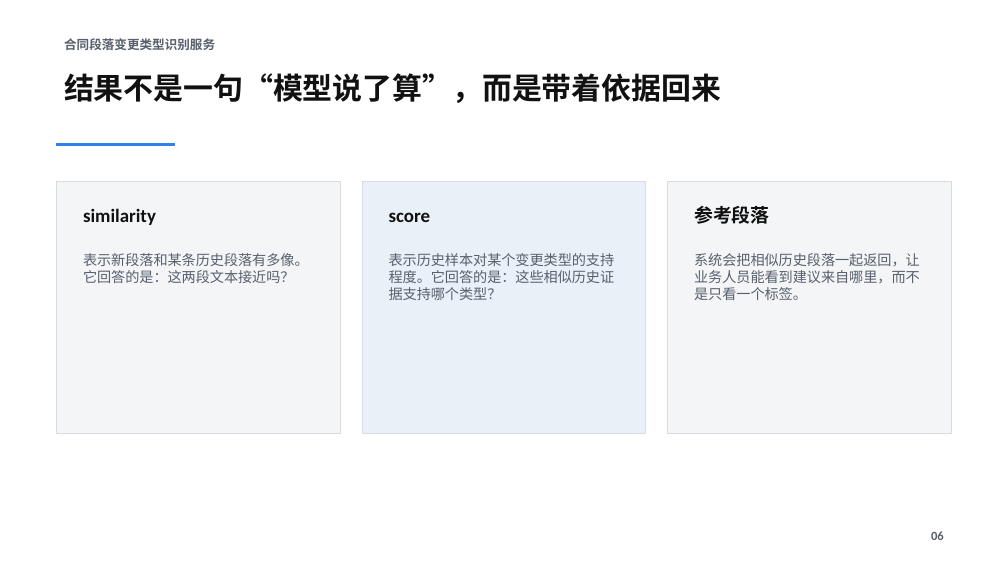
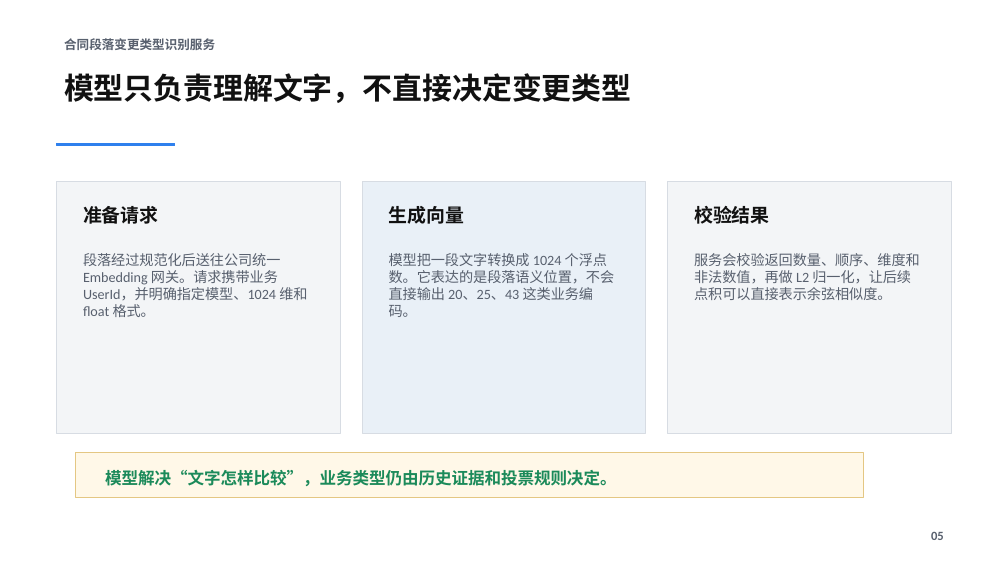
Before and after one commit to sbw-better/glxt-service-contract-change, a slide deck: slide 5 of docs/demo-materials/合同段落变更类型识别服务-综合汇报版.pptx (slide 6 before the commit). Drawn at 1008x567 pixels with LibreOffice and Linux fonts; fonts in the diff are those of the drawing. Boxes give left, top, right and bottom in pixels: in the first picture for what was removed or moved away, otherwise in the second. Text is boxed around its words. In the diff, an @@ line names an element or a change of style, - is before the commit and + after.

```diff
--- a/docs/demo-materials/合同段落变更类型识别服务-综合汇报版.pptx
+++ b/docs/demo-materials/合同段落变更类型识别服务-综合汇报版.pptx
@@ text at box(64, 73, 631, 103): text changed @@
-结果不是一句“模型说了算”，而是带着依据回来
+模型只负责理解文字，不直接决定变更类型
@@ text at box(83, 206, 159, 224): text changed @@
-similarity
+准备请求
@@ text at box(389, 206, 465, 224): text changed @@
-score
+生成向量
@@ text at box(694, 206, 770, 224): text changed @@
-参考段落
+校验结果
@@ text at box(83, 253, 307, 317): text changed @@
-表示新段落和某条历史段落有多像。它回答的是：这两段文本接近吗？
+段落经过规范化后送往公司统一 Embedding 网关。请求携带业务 UserId，并明确指定模型、1024 维和 float 格式。
@@ text at box(389, 253, 615, 317): text changed @@
-表示历史样本对某个变更类型的支持程度。它回答的是：这些相似历史证据支持哪个类型？
+模型把一段文字转换成 1024 个浮点数。它表达的是段落语义位置，不会直接输出 20、25、43 这类业务编码。
@@ text at box(694, 253, 920, 300): text changed @@
-系统会把相似历史段落一起返回，让业务人员能看到建议来自哪里，而不是只看一个标签。
+服务会校验返回数量、顺序、维度和非法数值，再做 L2 归一化，让后续点积可以直接表示余弦相似度。
@@ rectangle added at box(76, 452, 864, 498), fill #FFF8E8, outline #E4C783 0.75 pt @@
@@ text added at box(105, 470, 617, 486), 15.8 pt, text #1B8A5A, bold @@
+模型解决“文字怎样比较”，业务类型仍由历史证据和投票规则决定。
```
Also in this commit, not shown: 8 other slides changed, 2 slides added, 35 other files.
